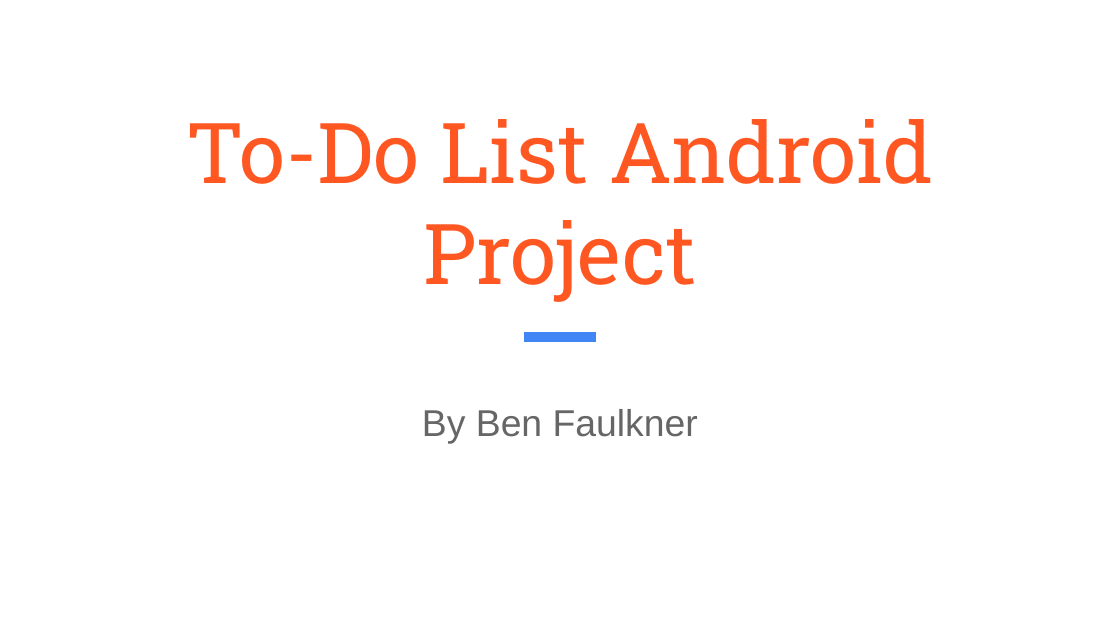
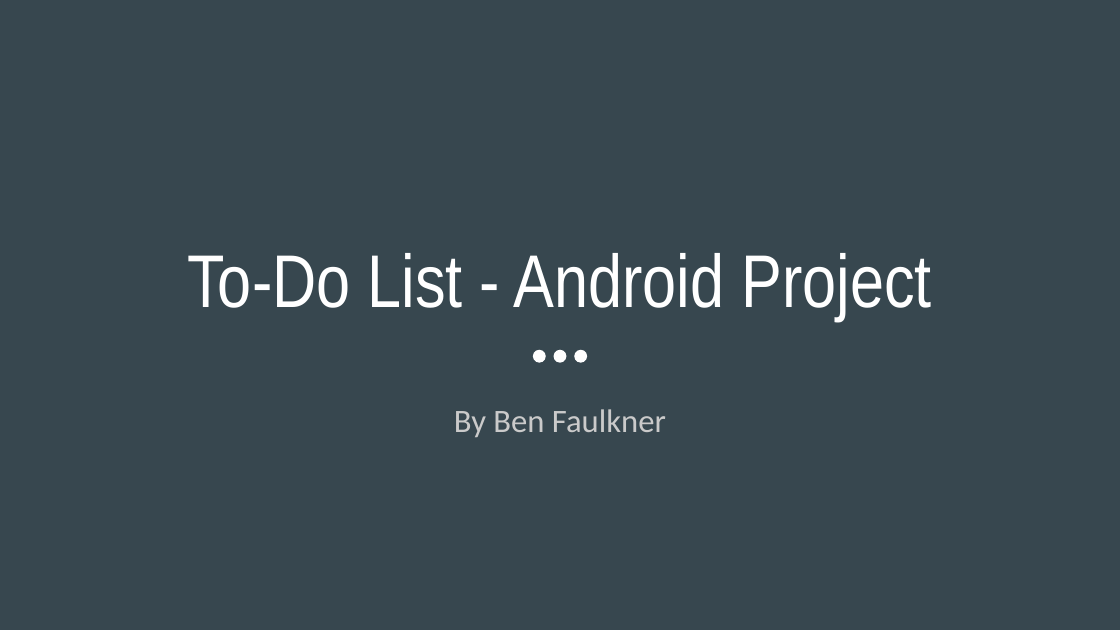
Before and after one commit to Wordybird/codeclanproject2, a slide deck: slide 1 of presentation/To-Do List Presentation.pptx. Drawn at 1120x630 pixels with LibreOffice and Linux fonts; fonts in the diff are those of the drawing. Boxes give left, top, right and bottom in pixels: in the first picture for what was removed or moved away, otherwise in the second. Text is boxed around its words. In the diff, an @@ line names an element or a change of style, - is before the commit and + after.

Commit message:
Changed theme of presentation's background, downloaded new version to match.

```diff
--- a/presentation/To-Do List Presentation.pptx
+++ b/presentation/To-Do List Presentation.pptx
@@ background #FFFFFF to #37474F @@
@@ title at box(187, 253, 932, 320): text changed; size 54 to 48 pt; font Roboto Slab to Arial Narrow; text colour #FF5722 to #FFFFFF @@
-To-Do List Android Project
+To-Do List - Android Project
@@ line removed from (524, 337) to (596, 337) @@
@@ ellipse added at box(533, 349, 547, 363), fill #FFFFFF @@
@@ ellipse added at box(553, 349, 567, 363), fill #FFFFFF @@
@@ ellipse added at box(575, 349, 588, 363), fill #FFFFFF @@
@@ subtitle "By Ben Faulkner": place and size @@
-subtitle "By Ben Faulkner" at box(422, 409, 698, 444)
+subtitle "By Ben Faulkner" at box(454, 409, 666, 437)
@@ subtitle "By Ben Faulkner" at box(454, 409, 666, 437): size 24 to 21 pt, font Arial to Calibri, text colour #666666 to #CACACA @@
```
Also in this commit, not shown: 9 other slides changed.
